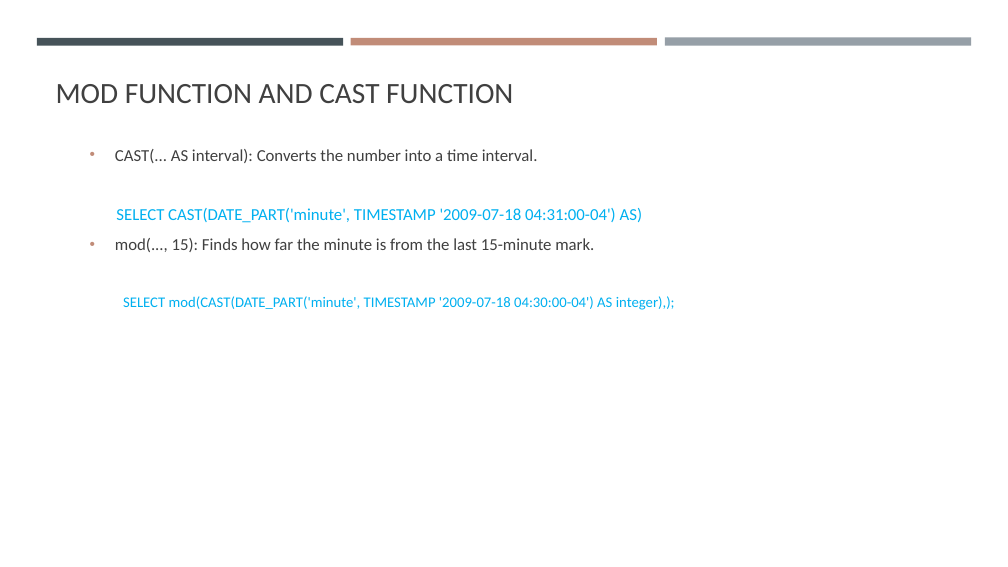
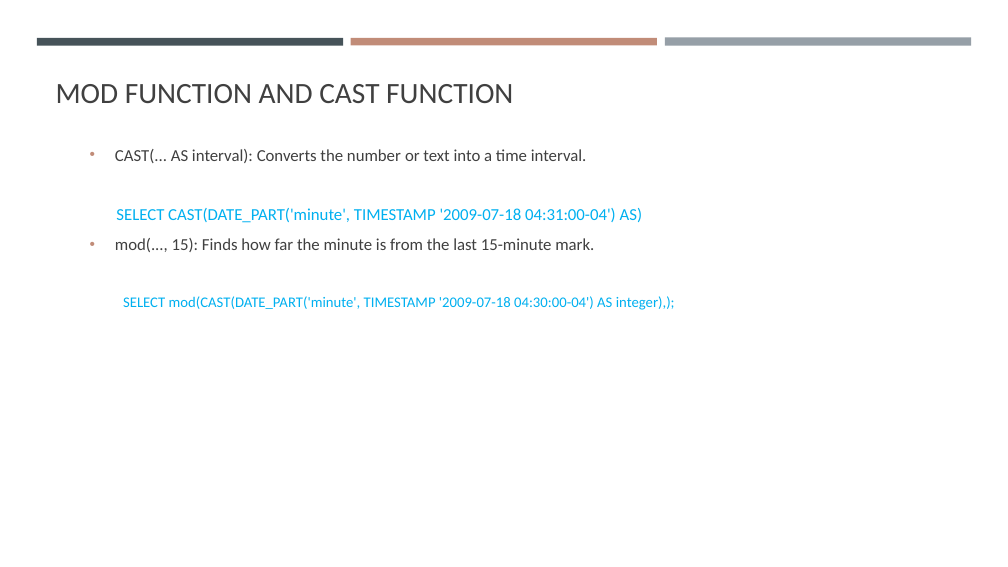
Before and after one commit to gisynw/ssj-376, a slide deck: slide 9 of docs/Lectures/Week09/Week09_GeometryProcessing_part2.pptx. Drawn at 1008x567 pixels with LibreOffice and Linux fonts; fonts in the diff are those of the drawing. Boxes give left, top, right and bottom in pixels: in the first picture for what was removed or moved away, otherwise in the second. Text is boxed around its words. In the diff, an @@ line names an element or a change of style, - is before the commit and + after.

```diff
--- a/docs/Lectures/Week09/Week09_GeometryProcessing_part2.pptx
+++ b/docs/Lectures/Week09/Week09_GeometryProcessing_part2.pptx
@@ text at (115,149,587,163): text changed @@
-• CAST(... AS interval): Converts the number into a time interval.
+• CAST(... AS interval): Converts the number or text into a time interval.
```
Also in this commit, not shown: 4 other slides changed, 11 other files.
